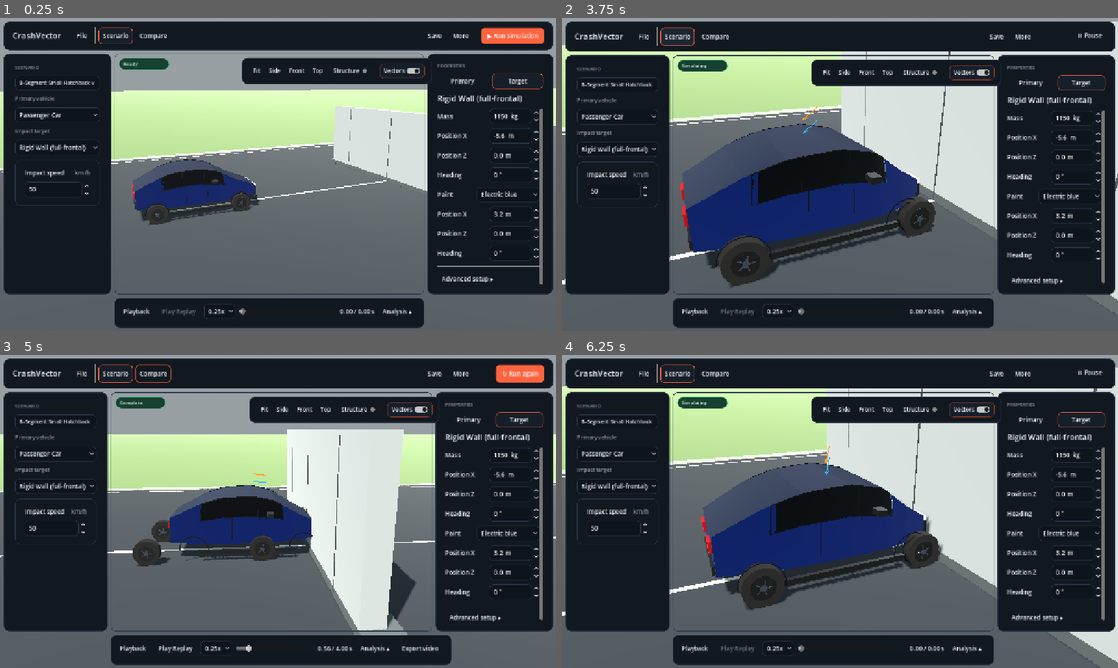
Above: before the commit, frames 1-4 (two rows, left to right).
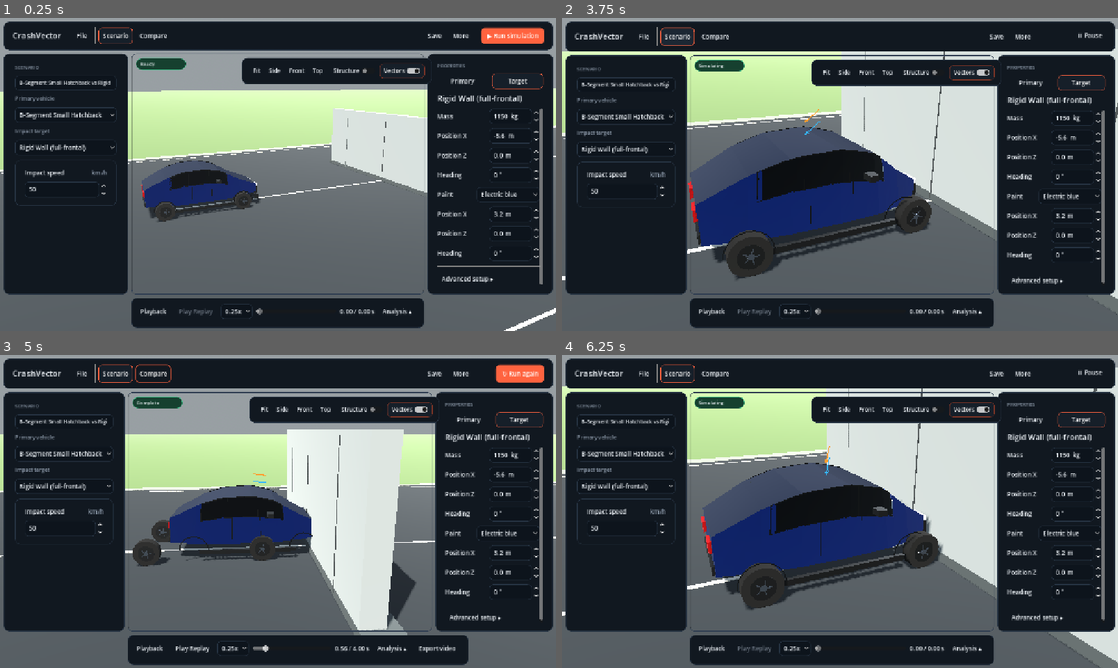
Above: after the commit, the same moments.

Repository: ArrowSK/crashvector
Game: Godot game, scene res://app/main.tscn
The game is run twice, just before and just after one commit, with the same random seed, the same clock (stepped at 60 frames per second) and the same inputs.
Inputs (mouse positions are in pixels of both pictures, inside the frame that each line leads up to):
- Up to frame 1 (0.25 s): no input
- Up to frame 2 (3.75 s): click "▶ Run simulation" at 0.5 s; tap Enter at 1.25 s; move the mouse to (962, 158) at 1.27 s; hold Right 1.28-2 s; click (962, 158) at 1.42 s; click "File" at 2 s; drag from (728, 190) to (812, 237) at 2.77 s; click "Scenario" at 3.5 s
- Up to frame 3 (5 s): move the mouse to (333, 442) at 4.27 s; hold Right from 4.28 s (still down)
- Up to frame 4 (6.25 s): release Right at 5 s; click "↻ Run again" at 5 s; drag from (812, 574) to (673, 464) at 5.77 s

The runs differ from the first frame. In frame 1, 5.8% of the frame differs, in the area x 0-100%, y 11-100%; in frame 2, 8.3%, in the area x 0-100%, y 1-100%; in frame 3, 4.2%; in frame 4, 3.6%.

Commit message:
feat: record reciprocal vehicle replays

Diff:
--- a/src/demo/crash_demo_m23.gd
+++ b/src/demo/crash_demo_m23.gd
@@ -86,6 +86,8 @@
 	if not errors.is_empty():
 		status_label.text = "Preflight failed: %s" % "; ".join(errors)
 		return
+	_stop_replay()
+	analysis_report.clear()
 	m162_scenario_snapshot = scenario.to_dictionary().duplicate(true)
 	_rebuild_preview()
 	if m23_vehicle_world == null:
@@ -99,6 +101,11 @@
 	pause_button.text = "Pause"
 	m23_vehicle_world.begin()
 	status_label.text = "Simulation running"
+	if _m23_replay_supported():
+		replay_recorder.begin(1.0 / 120.0)
+		replay_time_s = 0.0
+		_reset_analysis_ui()
+		_capture_replay_frame(true)
 
 func _physics_process(delta: float) -> void:
 	if not _m23_has_non_passenger_primary():
@@ -115,10 +122,16 @@
 		simulation_running = false
 		pause_button.disabled = true
 		pause_button.text = "Pause"
-		status_label.text = "Complete — vehicle-pair replay capture is being migrated to the shared actor contract"
+		if _m23_replay_supported():
+			_capture_replay_frame(true)
+			_finalize_recording()
+		else:
+			status_label.text = "Complete — transform replay for the tank actor is not available yet"
 		_m162_restore_scenario_definition()
 		_update_metrics()
 		return
+	if _m23_replay_supported():
+		_capture_replay_frame(false)
 	_update_metrics()
 
 func _on_pause_pressed() -> void:
@@ -228,7 +241,16 @@
 	if m10_primary_option == null:
 		return
 	m10_primary_option.clear()
+	# Keep the established passenger archetypes directly selectable. The primary
+	# picker is user-facing vehicle choice, not an internal actor-type enum; the
+	# non-passenger actor families follow after a separator.
+	for preset_id in PassengerCarCatalog.preset_ids():
+		m10_primary_option.add_item(PassengerCarCatalog.display_name(preset_id))
+		m10_primary_option.set_item_metadata(m10_primary_option.item_count - 1, preset_id)
+	m10_primary_option.add_separator("Other primary vehicles")
 	for actor_type in ScenarioConfig.vehicle_actor_ids():
+		if actor_type == ScenarioConfig.TARGET_PASSENGER_CAR:
+			continue
 		m10_primary_option.add_item(ScenarioConfig.actor_display_name(actor_type))
 		m10_primary_option.set_item_metadata(m10_primary_option.item_count - 1, actor_type)
 
@@ -239,8 +261,13 @@
 	if sender == m10_primary_option:
 		if index < 0 or index >= m10_primary_option.item_count:
 			return
-		var actor_type := StringName(String(m10_primary_option.get_item_metadata(index)))
-		scenario.apply_primary_vehicle_defaults(actor_type)
+		var selection_id := StringName(String(m10_primary_option.get_item_metadata(index)))
+		if PassengerCarCatalog.preset_ids().has(selection_id):
+			scenario.primary_type = ScenarioConfig.TARGET_PASSENGER_CAR
+			scenario.car_preset_id = selection_id
+			scenario.car_mass_kg = PassengerCarCatalog.default_mass_kg(selection_id)
+		else:
+			scenario.apply_primary_vehicle_defaults(selection_id)
 		selected_object = &"car"
 		_request_preview_rebuild()
 		_sync_m10_from_scenario()
@@ -255,7 +282,7 @@
 		return
 	m10_syncing = true
 	_m23_refresh_primary_options()
-	_select_metadata(m10_primary_option, scenario.primary_type)
+	_select_metadata(m10_primary_option, scenario.car_preset_id if scenario.primary_type == ScenarioConfig.TARGET_PASSENGER_CAR else scenario.primary_type)
 	if m10_primary_class != null:
 		m10_primary_class.get_parent().visible = scenario.primary_type == ScenarioConfig.TARGET_PASSENGER_CAR
 		_select_metadata(m10_primary_class, scenario.car_preset_id)
@@ -315,3 +342,99 @@
 		ScenarioConfig.actor_display_name(scenario.primary_type), scenario.car_mass_kg, PhysicsMetrics.ms_to_kmh(primary_velocity.length()),
 		ScenarioConfig.target_display_name(scenario.target_type), scenario.target_mass_kg, PhysicsMetrics.ms_to_kmh(target_velocity.length()),
 	]
+
+func _m23_replay_supported() -> bool:
+	return _m23_actor_model(_m23_primary_actor()) != null and _m23_actor_model(_m23_target_actor()) != null
+
+func _m23_primary_actor() -> Node3D:
+	return m23_vehicle_world.primary_actor if m23_vehicle_world != null else null
+
+func _m23_target_actor() -> Node3D:
+	return m23_vehicle_world.target_actor if m23_vehicle_world != null else null
+
+func _m23_actor_model(actor: Node) -> StructuralModel:
+	if actor == null:
+		return null
+	var value: Variant = actor.get("model")
+	return value as StructuralModel if value is StructuralModel else null
+
+func _m23_actor_metrics(actor: Node3D, mass_kg: float) -> Dictionary:
+	var model := _m23_actor_model(actor)
+	var velocity := VehicleActorRuntime.linear_velocity_ms(actor)
+	return {
+		"mass_kg": mass_kg,
+		"linear_velocity_ms": velocity,
+		"speed_kmh": PhysicsMetrics.ms_to_kmh(velocity.length()),
+		"momentum_kg_ms": VehicleActorRuntime.momentum_kg_ms(actor),
+		"kinetic_energy_j": VehicleActorRuntime.kinetic_energy_j(actor),
+		"broken_beams": 0 if model == null else model.broken_beam_count(),
+		"plastic_energy_j": 0.0 if model == null else model.total_plastic_energy_j(),
+		"elastic_energy_j": 0.0 if model == null else model.total_elastic_energy_j(),
+	}
+
+func _m23_actor_visual_state(actor: Node) -> Dictionary:
+	if actor != null and actor.has_method("replay_visual_state"):
+		var state: Variant = actor.call("replay_visual_state")
+		return state as Dictionary if state is Dictionary else {}
+	return {}
+
+func _capture_replay_frame(force: bool) -> void:
+	if not _m23_uses_vehicle_world():
+		super._capture_replay_frame(force)
+		return
+	if not _m23_replay_supported():
+		return
+	var primary := _m23_primary_actor()
+	var target := _m23_target_actor()
+	var primary_model := _m23_actor_model(primary)
+	var target_model := _m23_actor_model(target)
+	var context := {
+		"contact_count": 0,
+		"energy_balance_relative_error": 0.0,
+		"contact_dissipation_j": 0.0,
+		"world": "role_neutral_rigidbody_pair",
+	}
+	if force:
+		replay_recorder.force_final(hybrid_elapsed_s, primary_model, target_model, _m23_actor_metrics(primary, scenario.car_mass_kg), _m23_actor_metrics(target, scenario.target_mass_kg), context, _m23_actor_visual_state(primary), _m23_actor_visual_state(target))
+	else:
+		replay_recorder.capture(hybrid_elapsed_s, primary_model, target_model, _m23_actor_metrics(primary, scenario.car_mass_kg), _m23_actor_metrics(target, scenario.target_mass_kg), context, _m23_actor_visual_state(primary), _m23_actor_visual_state(target))
+
+func _apply_replay_time(time_s: float, from_playback: bool) -> void:
+	if not _m23_uses_vehicle_world():
+		super._apply_replay_time(time_s, from_playback)
+		return
+	if not _m23_replay_supported() or replay_recorder.recording == null:
+		return
+	replay_time_s = clampf(time_s, 0.0, replay_recorder.recording.duration_s)
+	var frame := replay_recorder.recording.frame_at_time(replay_time_s)
+	if frame.is_empty():
+		return
+	var primary_state: Variant = frame.get("primary_state", {})
+	var target_state: Variant = frame.get("target_state", {})
+	if primary_state is Dictionary:
+		StructuralSnapshot.apply(_m23_actor_model(_m23_primary_actor()), primary_state)
+		VehicleActorRuntime.step_external(_m23_primary_actor(), 0.0)
+	if target_state is Dictionary:
+		StructuralSnapshot.apply(_m23_actor_model(_m23_target_actor()), target_state)
+		VehicleActorRuntime.step_external(_m23_target_actor(), 0.0)
+	var primary_visual: Variant = frame.get("primary_visual_state", {})
+	var target_visual: Variant = frame.get("target_visual_state", {})
+	if primary_visual is Dictionary and _m23_primary_actor() != null and _m23_primary_actor().has_method("apply_replay_visual_state"):
+		_m23_primary_actor().call("apply_replay_visual_state", primary_visual)
+	if target_visual is Dictionary and _m23_target_actor() != null and _m23_target_actor().has_method("apply_replay_visual_state"):
+		_m23_target_actor().call("apply_replay_visual_state", target_visual)
+	syncing_replay_ui = true
+	timeline_slider.value = replay_time_s
+	syncing_replay_ui = false
+	_update_replay_time_label()
+	if not from_playback:
+		status_label.text = "Recorded replay scrubbed to %.2f s" % replay_time_s
+
+func _refresh_analysis_overlay() -> void:
+	if not _m23_uses_vehicle_world():
+		super._refresh_analysis_overlay()
+		return
+	if analysis_overlay == null:
+		return
+	analysis_overlay.configure(_m23_actor_model(_m23_primary_actor()), _m23_actor_model(_m23_target_actor()))
+	analysis_overlay.set_enabled(vectors_check == null or vectors_check.button_pressed)
--- a/tests/m23_dynamic_tank.gd
+++ b/tests/m23_dynamic_tank.gd
@@ -143,6 +143,8 @@
 	_expect(world != null and world.running, "M23 reciprocal editor run did not start the shared vehicle world")
 	if world != null:
 		_expect(VehicleActorRuntime.linear_velocity_ms(world.primary_actor).length() > 4.0, "M23 reciprocal editor primary truck did not move from configured speed")
+	var recorder := editor.get("replay_recorder") as ReplayRecorder
+	_expect(recorder != null and recorder.recording != null and recorder.recording.has_frames(), "M23 reciprocal editor run did not capture replay frames")
 	editor.call("_on_reset_pressed")
 	editor.queue_free()
 	await process_frame
